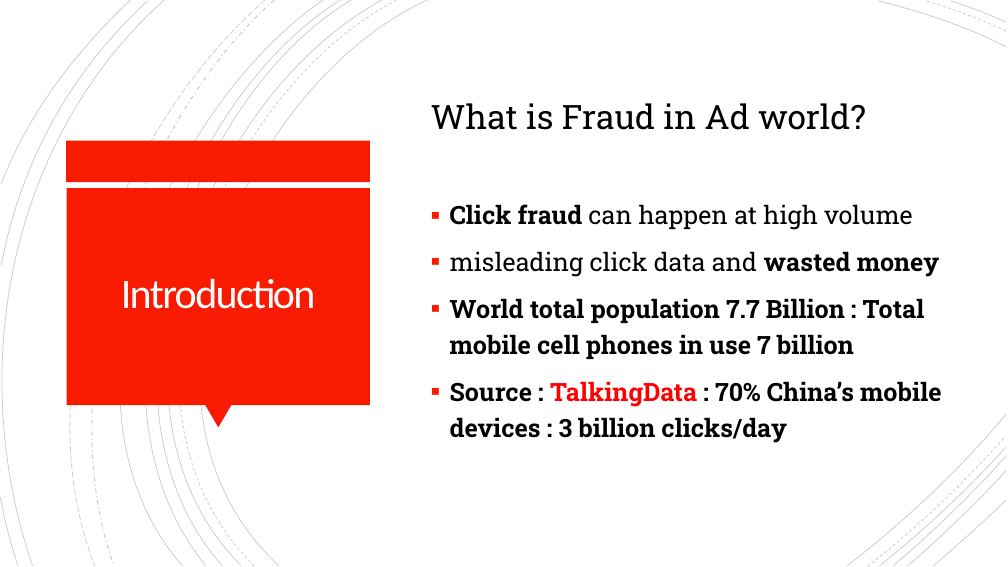
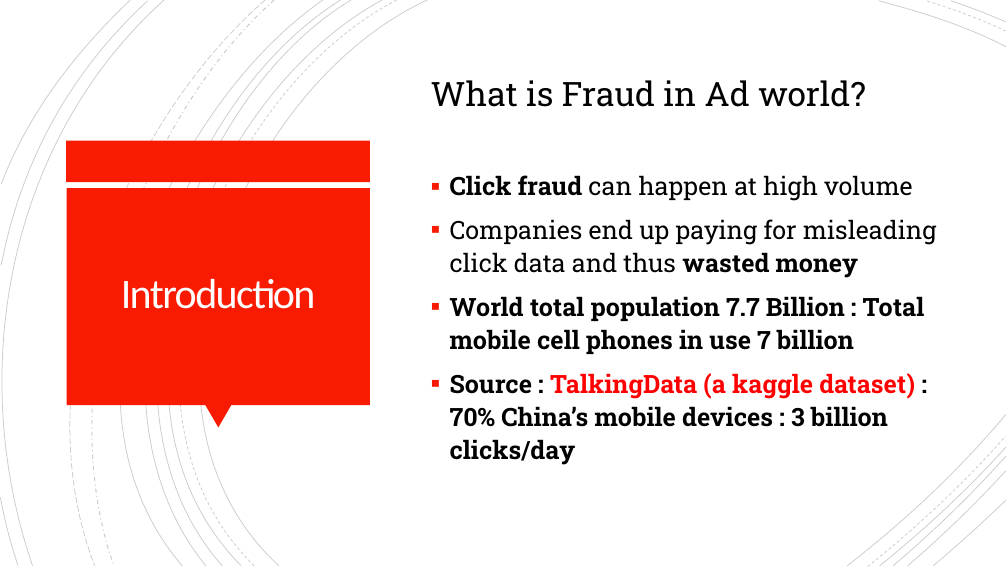
Before and after one commit to ChiruGit/MLProject, a slide deck: slide 2 of MLFinalProject-AdFraudDetection using ConvNeuralNetworks.pptx. Drawn at 1008x567 pixels with LibreOffice and Linux fonts; fonts in the diff are those of the drawing. Boxes give left, top, right and bottom in pixels: in the first picture for what was removed or moved away, otherwise in the second. Text is boxed around its words. In the diff, an @@ line names an element or a change of style, - is before the commit and + after.

```diff
--- a/MLFinalProject-AdFraudDetection using ConvNeuralNetworks.pptx
+++ b/MLFinalProject-AdFraudDetection using ConvNeuralNetworks.pptx
@@ text at box(431, 80, 925, 354): line spacing 1.2 to 1.1 @@
@@ text at box(450, 219, 937, 278): text changed @@
-▪ misleading click data and wasted money
+▪ Companies end up paying for misleading click data and thus wasted money
@@ text at box(450, 373, 915, 465): text changed @@
-▪ Source : TalkingData : 70% China’s mobile devices : 3 billion clicks/day
+▪ Source : TalkingData (a kaggle dataset) : 70% China’s mobile devices : 3 billion clicks/day
```
Also in this commit, not shown: 2 other slides changed, 5 slides added, 1 other file.
